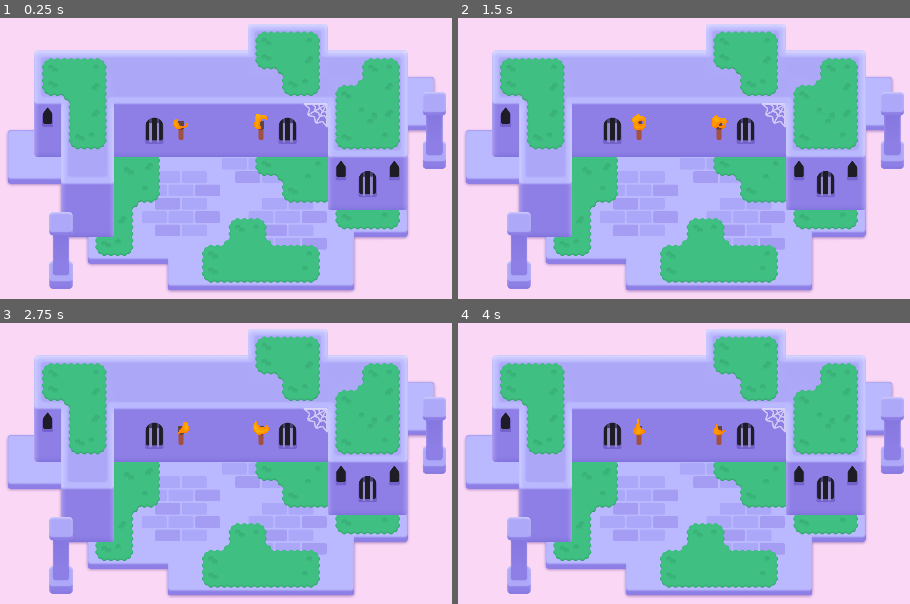
Above: before the commit, frames 1-4 (two rows, left to right).
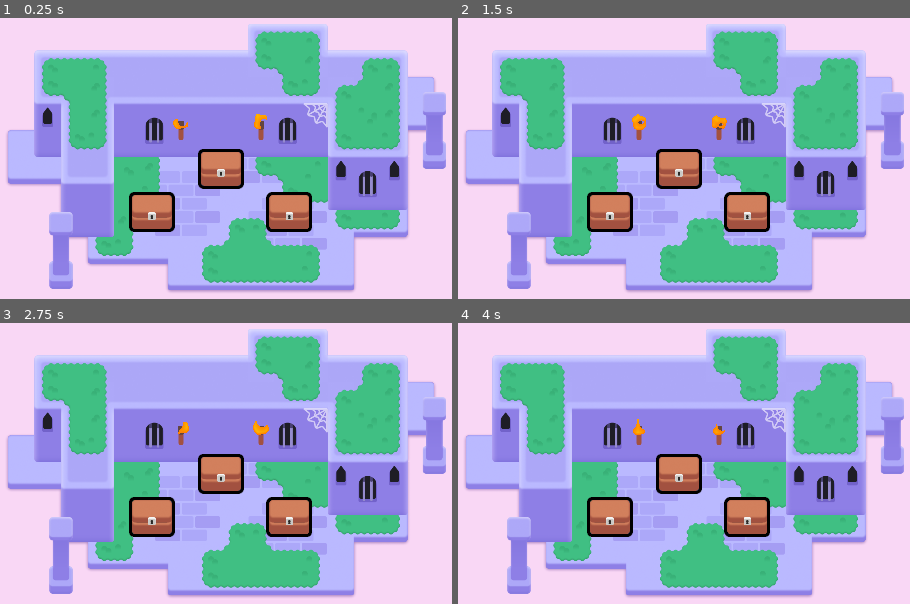
Above: after the commit, the same moments.

Repository: sarahtzhang12/2d-GameDev-Course
Game: Godot game, scene res://lessons/mini_dungeon.tscn
Same seed, same stepped clock (60 frames per second), same inputs: the game is played once before the commit and once after it.
Inputs (mouse positions are in pixels of both pictures, inside the frame that each line leads up to):
- Up to frame 1 (0.25 s): no input
- Up to frame 2 (1.5 s): tap Enter at 0.5 s; move the mouse to (855, 152) at 0.52 s; press the mouse at (855, 152) at 0.53 s; hold D (move_right) 0.53-1.28 s; tap Space at 0.77 s; move the mouse to (516, 197) at 1.27 s; release the mouse at (516, 197) at 1.28 s; hold S (move_down) from 1.28 s (still down); right-click (516, 197) at 1.35 s; click (516, 197) at 1.42 s
- Up to frame 3 (2.75 s): tap Space at 1.52 s; move the mouse to (302, 382) at 2.02 s; release S (move_down) at 2.03 s; hold D (move_right) from 2.03 s (still down); tap Z at 2.1 s; click (302, 382) at 2.17 s
- Up to frame 4 (4 s): move the mouse to (638, 570) at 2.77 s; release D (move_right) at 2.78 s; hold W (move_up) 2.78-3.53 s; click (638, 570) at 2.85 s; tap Space at 3.02, 3.77 s; move the mouse to (outside the picture) at 3.52 s; hold A (move_left) from 3.53 s (still down); hold Right mouse button (right_click) from 3.53 s (still down); click (outside the picture) at 3.67 s

The runs differ from the first frame. In frame 1, 4.3% of the frame differs, in the area x 28-70%, y 46-77%; in frame 2, 4.3%; in frame 3, 4.3%; in frame 4, 4.3%.

Commit message:
L3 & L3.P1

Diff:
--- /dev/null
+++ b/M06.looting_workbook/lessons/chest/chest.gd
@@ -0,0 +1,19 @@
+extends Area2D
+
+@onready var canvas_group: CanvasGroup = $CanvasGroup
+
+func _ready() -> void:
+	mouse_entered.connect(_on_mouse_entered)
+	mouse_exited.connect(_on_mouse_exited)
+	canvas_group.material.set_shader_parameter("line_thickness", 3.0)
+
+func set_outline_thickness(new_thickness: float) -> void:
+	canvas_group.material.set_shader_parameter("line_thickness", new_thickness)
+
+func _on_mouse_entered() -> void:
+	var tween := create_tween()
+	tween.tween_method(set_outline_thickness, 3.0, 6.0, 0.08)
+
+func _on_mouse_exited() -> void:
+	var tween := create_tween()
+	tween.tween_method(set_outline_thickness, 6.0, 3.0, 0.08)
--- a/M06.looting_workbook/lessons/chest/chest.tscn
+++ b/M06.looting_workbook/lessons/chest/chest.tscn
@@ -1,6 +1,7 @@
-[gd_scene load_steps=7 format=3 uid="uid://defs5uaeyynq3"]
+[gd_scene load_steps=8 format=3 uid="uid://defs5uaeyynq3"]
 
 [ext_resource type="Shader" path="res://lessons/chest/group_outline.gdshader" id="1_mwfk0"]
+[ext_resource type="Script" path="res://lessons/chest/chest.gd" id="1_sf1u3"]
 [ext_resource type="Texture2D" uid="uid://c3hwsm5ugp8qw" path="res://lessons/chest/bottom.png" id="2_3kmig"]
 [ext_resource type="Texture2D" uid="uid://bnem1cahhoxdk" path="res://lessons/chest/top.png" id="3_ick7k"]
 [ext_resource type="Texture2D" uid="uid://bu2jin246nel5" path="res://lessons/chest/lock.png" id="4_dx3wg"]
@@ -9,12 +10,14 @@
 size = Vector2(96, 83)
 
 [sub_resource type="ShaderMaterial" id="ShaderMaterial_w0llf"]
+resource_local_to_scene = true
 shader = ExtResource("1_mwfk0")
 shader_parameter/line_color = Color(0, 0, 0, 1)
-shader_parameter/line_thickness = 37.385
+shader_parameter/line_thickness = 37.0
 shader_parameter/viewport_scale = Vector2(1, 1)
 
 [node name="Chest" type="Area2D"]
+script = ExtResource("1_sf1u3")
 
 [node name="CollisionShape2D" type="CollisionShape2D" parent="."]
 visible = false
@@ -35,3 +38,6 @@
 [node name="Lock" type="Sprite2D" parent="CanvasGroup"]
 position = Vector2(-1, -15)
 texture = ExtResource("4_dx3wg")
+
+[connection signal="mouse_entered" from="." to="." method="_on_mouse_entered"]
+[connection signal="mouse_exited" from="." to="." method="_on_mouse_exited"]
--- a/M06.looting_workbook/lessons/mini_dungeon.tscn
+++ b/M06.looting_workbook/lessons/mini_dungeon.tscn
@@ -6,6 +6,7 @@
 [ext_resource type="Texture2D" uid="uid://c1rgncfgjxefj" path="res://assets/dungeon/pillar.png" id="4_gq228"]
 [ext_resource type="Texture2D" uid="uid://l0y1k1obencd" path="res://assets/dungeon/spider_web.png" id="5_ywba7"]
 [ext_resource type="PackedScene" uid="uid://eundh35r605v" path="res://assets/torch/torch.tscn" id="6_fokey"]
+[ext_resource type="PackedScene" uid="uid://defs5uaeyynq3" path="res://lessons/chest/chest.tscn" id="7_a3eey"]
 
 [sub_resource type="TileSetAtlasSource" id="TileSetAtlasSource_6s4s5"]
 texture = ExtResource("1_sym7n")
@@ -321,3 +322,12 @@
 mouse_filter = 2
 color = Color(0.977546, 0.842183, 0.960847, 1)
 metadata/_edit_lock_ = true
+
+[node name="Chest" parent="." instance=ExtResource("7_a3eey")]
+position = Vector2(577, 245)
+
+[node name="Chest3" parent="." instance=ExtResource("7_a3eey")]
+position = Vector2(741, 349)
+
+[node name="Chest2" parent="." instance=ExtResource("7_a3eey")]
+position = Vector2(411, 349)
--- a/M06.looting_workbook/practices/L3.P1.hover_the_balloon/balloon_hover.gd
+++ b/M06.looting_workbook/practices/L3.P1.hover_the_balloon/balloon_hover.gd
@@ -14,8 +14,8 @@
 
 
 func _on_mouse_entered() -> void:
-	pass
+	set_outline_thickness(10.0)
 
 
 func _on_mouse_exited() -> void:
-	pass
+	set_outline_thickness(5.0)
--- a/M06.looting_workbook/practices/L3.P1.hover_the_balloon/balloon_hover.tscn
+++ b/M06.looting_workbook/practices/L3.P1.hover_the_balloon/balloon_hover.tscn
@@ -1,12 +1,19 @@
-[gd_scene load_steps=5 format=3]
+[gd_scene load_steps=7 format=3 uid="uid://bbthdiip6oben"]
 
 [ext_resource type="Script" path="res://practices/L3.P1.hover_the_balloon/balloon_hover.gd" id="1_vlnte"]
-[ext_resource type="Texture2D" path="res://practices/L3.P1.hover_the_balloon/balloon_tail.png" id="2_vuggf"]
-[ext_resource type="Texture2D" path="res://practices/L3.P1.hover_the_balloon/balloon_top.png" id="3_ora8m"]
+[ext_resource type="Shader" path="res://practices/L3.P1.hover_the_balloon/group_outline.gdshader" id="2_1df4n"]
+[ext_resource type="Texture2D" uid="uid://cf487car4l5gm" path="res://practices/L3.P1.hover_the_balloon/balloon_tail.png" id="2_vuggf"]
+[ext_resource type="Texture2D" uid="uid://b1adpk1vpdh7r" path="res://practices/L3.P1.hover_the_balloon/balloon_top.png" id="3_ora8m"]
 
 [sub_resource type="CapsuleShape2D" id="CapsuleShape2D_cs4t6"]
 radius = 47.0
 height = 166.0
+
+[sub_resource type="ShaderMaterial" id="ShaderMaterial_g27jy"]
+shader = ExtResource("2_1df4n")
+shader_parameter/line_color = Color(0, 0, 0, 1)
+shader_parameter/line_thickness = 4.0
+shader_parameter/viewport_scale = Vector2(1, 1)
 
 [node name="BalloonHover" type="Area2D"]
 position = Vector2(960, 540)
@@ -19,6 +26,7 @@
 shape = SubResource("CapsuleShape2D_cs4t6")
 
 [node name="CanvasGroup" type="CanvasGroup" parent="."]
+material = SubResource("ShaderMaterial_g27jy")
 position = Vector2(0, 33)
 
 [node name="Tail" type="Sprite2D" parent="CanvasGroup"]
@@ -30,3 +38,6 @@
 position = Vector2(0, -79)
 texture = ExtResource("3_ora8m")
 offset = Vector2(0, 5)
+
+[connection signal="mouse_entered" from="." to="." method="_on_mouse_entered"]
+[connection signal="mouse_exited" from="." to="." method="_on_mouse_exited"]
--- a/M06.looting_workbook/practices/L3.P1.hover_the_balloon/hover_the_balloon.tscn
+++ b/M06.looting_workbook/practices/L3.P1.hover_the_balloon/hover_the_balloon.tscn
@@ -1,16 +1,11 @@
-[gd_scene load_steps=3 format=3]
+[gd_scene load_steps=2 format=3 uid="uid://kb7w6ybsknjj"]
 
-[ext_resource type="PackedScene" path="res://practices/L3.P1.hover_the_balloon/balloon_hover.tscn" id="1_biewv"]
-[ext_resource type="Script" path="res://practices/L3.P1.hover_the_balloon/balloon_hover.gd" id="2_mo74b"]
+[ext_resource type="PackedScene" uid="uid://bbthdiip6oben" path="res://practices/L3.P1.hover_the_balloon/balloon_hover.tscn" id="1_biewv"]
 
 [node name="HoverTheBalloon" type="Node2D"]
 metadata/_edit_horizontal_guides_ = []
 
-[node name="BalloonHover" type="Area2D" parent="." instance=ExtResource("1_biewv")]
-position = Vector2(960, 540)
-collision_layer = 2
-collision_mask = 0
-script = ExtResource("2_mo74b")
+[node name="BalloonHover" parent="." instance=ExtResource("1_biewv")]
 
 [node name="ExtraVisuals" type="Node" parent="."]
 
Not shown: 1 places in M06.looting_workbook/lessons/mini_dungeon.tscn that only renumber resources
